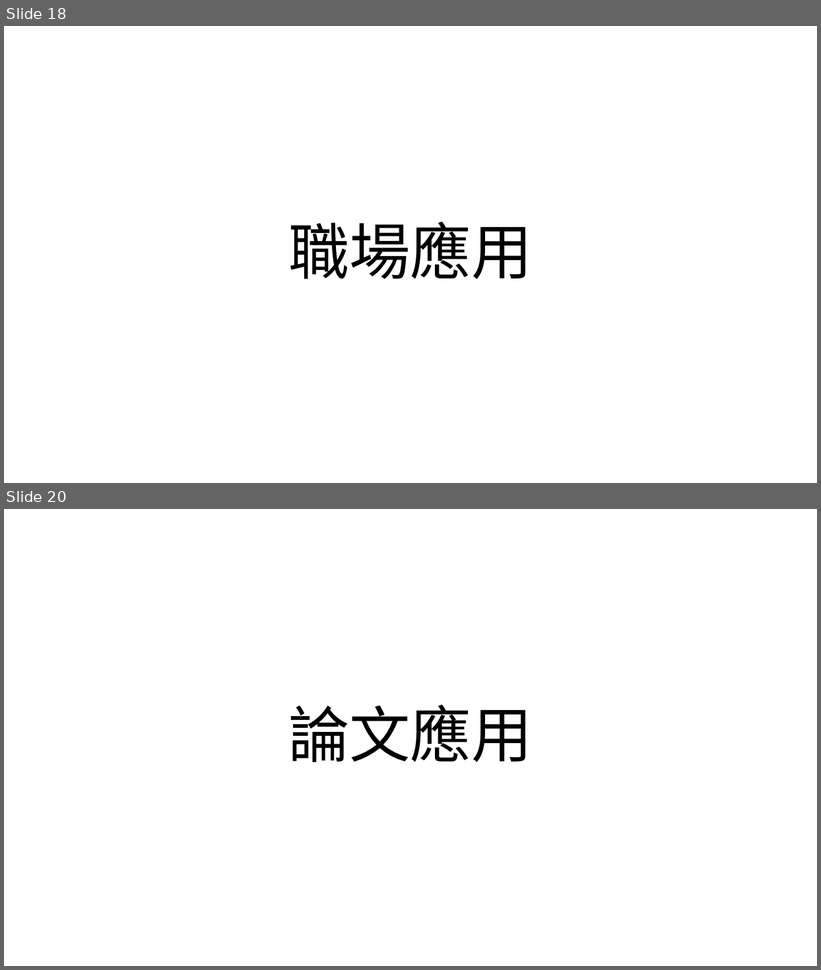
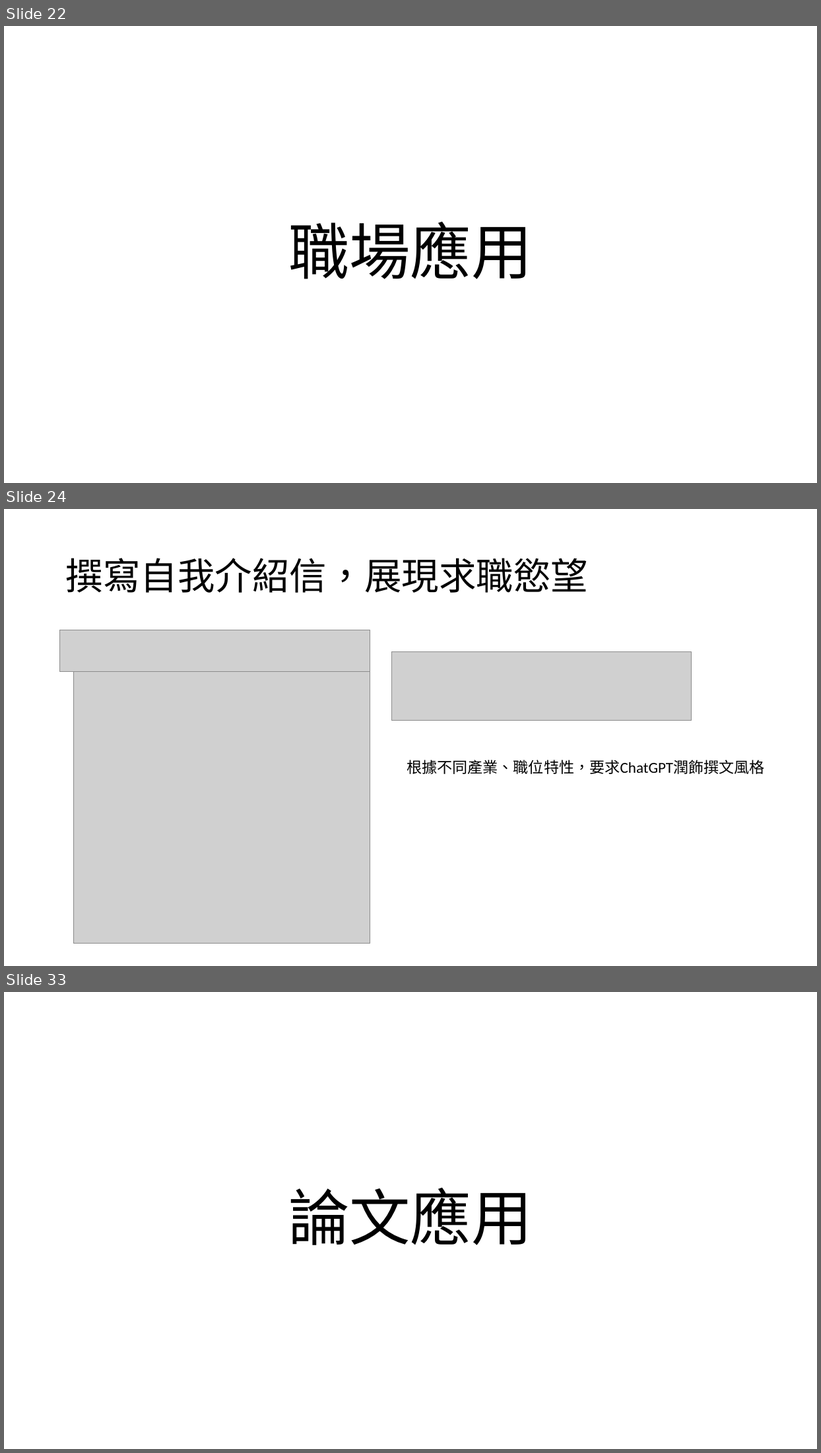
Before and after one commit to 10994015/0927speech, a slide deck: ppt草稿.pptx. Shown one above the other, each under a label of ours: slides 18 and 20 before the commit, slides 22, 24 and 33 after it; the slides between them are not shown. The pictures are 821x970 and 821x1453 pixels, drawn with LibreOffice and Linux fonts; fonts in the diff are those of the drawing; grey boxes stand for pictures. Boxes give left, top, right and bottom in pixels: in the first picture for what was removed or moved away, otherwise in the second. Text is boxed around its words. In the diff, an @@ line names an element or a change of style, - is before the commit and + after.

```diff
--- a/ppt草稿.pptx
+++ b/ppt草稿.pptx
@@ slide 24 added at box(4, 509, 817, 966), background #FFFFFF @@
@@ title added at box(66, 558, 588, 593), 44 pt, text #000000 @@
+撰寫自我介紹信，展現求職慾望
@@ picture added at box(60, 630, 370, 672) @@
@@ picture added at box(392, 652, 692, 721) @@
@@ picture added at box(73, 672, 370, 944) @@
@@ text added at box(407, 760, 765, 774), 18 pt, text #000000 @@
+根據不同產業、職位特性，要求ChatGPT潤飾撰文風格
@@ what was slide 18 is now slide 22 @@
@@ what was slide 20 is now slide 33 @@
```
Also in this commit, not shown: 1 slide changed, 15 other slides added, 16 other files.
